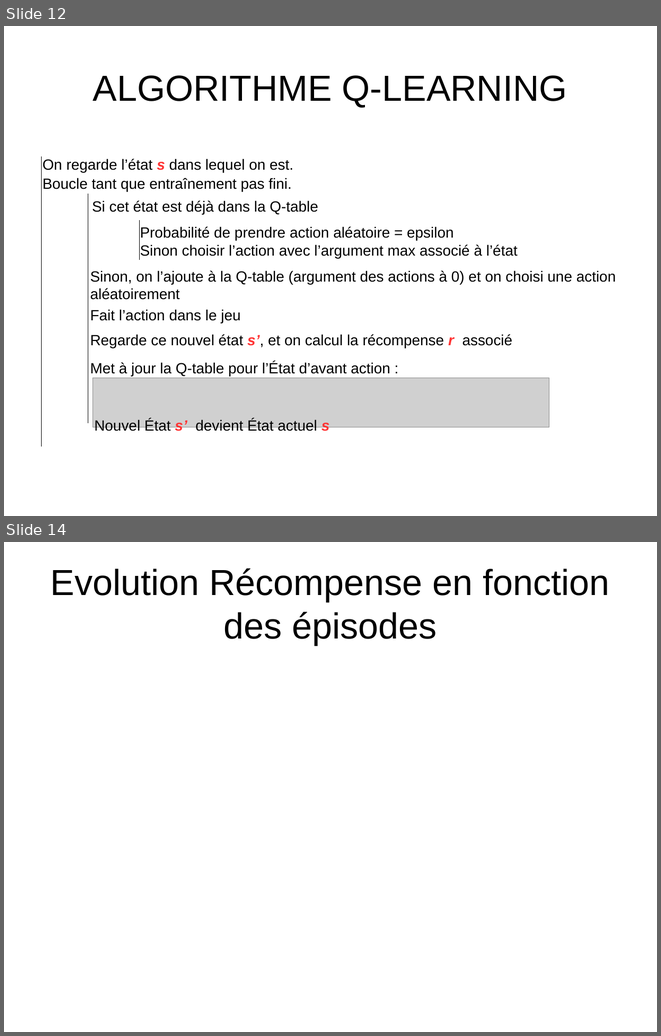
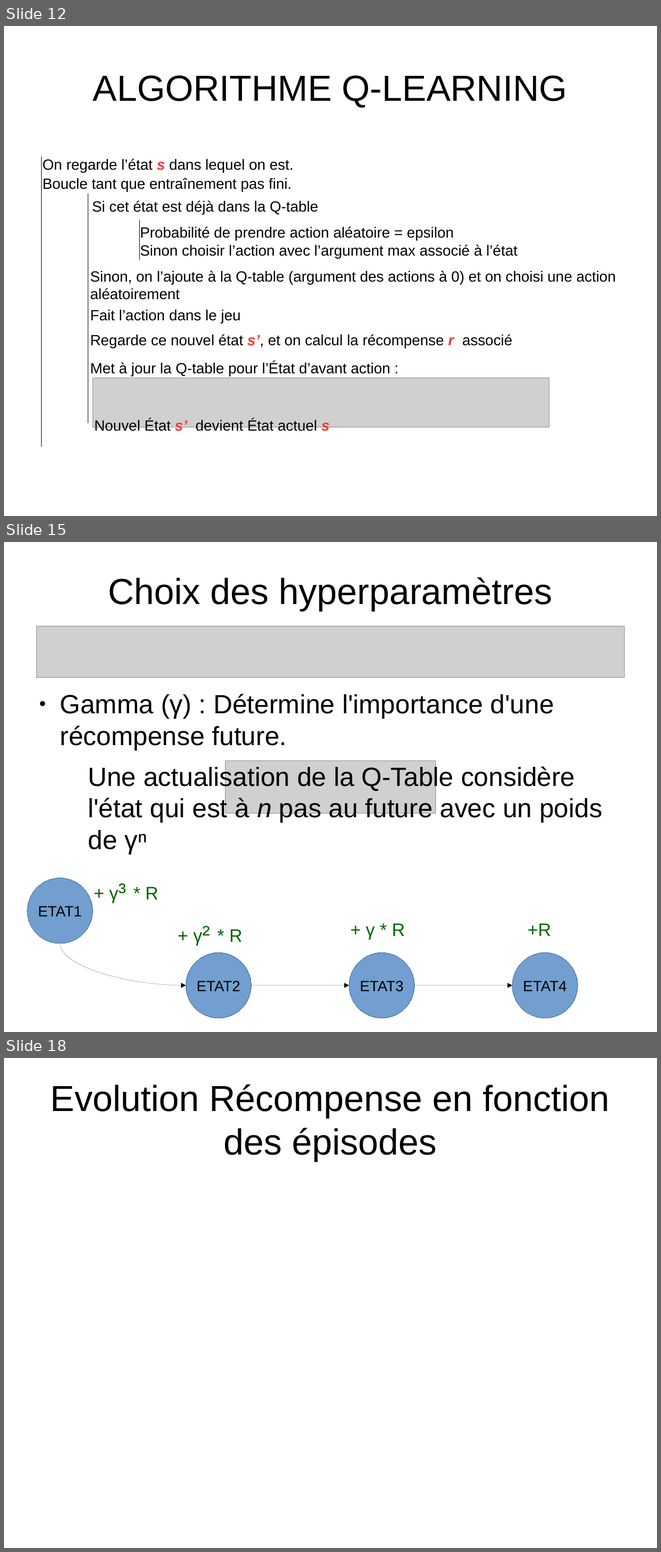
Before and after one commit to pfpimenta/projet_majeure, a slide deck: Presentation.odp. Shown one above the other, each under a label of ours: slides 12 and 14 before the commit, slides 12, 15 and 18 after it; the slides between them are not shown. The pictures are 661x1036 and 661x1552 pixels, drawn with LibreOffice and Linux fonts; fonts in the diff are those of the drawing; grey boxes stand for pictures; background and template pictures are left out. Boxes give left, top, right and bottom in pixels: in the first picture for what was removed or moved away, otherwise in the second. Text is boxed around its words. In the diff, an @@ line names an element or a change of style, - is before the commit and + after.

```diff
--- a/Presentation.odp
+++ b/Presentation.odp
@@ slide 15 added at [4,542,657,1032], background #FFFFFF @@
@@ title added at [108,577,553,611], 44 pt, text #000000 @@
+Choix des hyperparamètres
@@ picture added at [36,626,625,678] @@
@@ text added at [60,694,602,854], 32 pt, text #000000 @@
+● Gamma (γ) : Détermine l'importance d'une récompense future.
+  Une actualisation de la Q-Table considère l'état qui est à n pas au future avec un poids de γⁿ
@@ picture added at [225,761,436,813] @@
@@ ellipse added at [27,878,93,943], fill #729FCF, outline #3465A4 0 pt, 18 pt, text #000000 @@
+ETAT1
@@ text added at [146,886,159,899], 22 pt, text #006600 @@
++ γ³ * R
@@ text added at [366,923,405,940], 22 pt, text #006600 @@
++ γ * R
@@ text added at [528,923,551,936], 22 pt, text #006600 @@
++R
@@ text added at [229,929,242,942], 22 pt, text #006600 @@
++ γ² * R
@@ curved arrow added from (60, 943) to (186, 985), #000000 0 pt @@
@@ ellipse added at [186,953,251,1018], fill #729FCF, outline #3465A4 0 pt, 18 pt, text #000000 @@
+ETAT2
@@ ellipse added at [350,953,415,1018], fill #729FCF, outline #3465A4 0 pt, 18 pt, text #000000 @@
+ETAT3
@@ ellipse added at [512,953,577,1018], fill #729FCF, outline #3465A4 0 pt, 18 pt, text #000000 @@
+ETAT4
@@ curved arrow added from (251, 985) to (350, 985), #000000 0 pt @@
@@ curved arrow added from (415, 985) to (512, 985), #000000 0 pt @@
@@ what was slide 14 is now slide 18 @@
```
Also in this commit, not shown: 4 other slides added, 1 slide removed.
